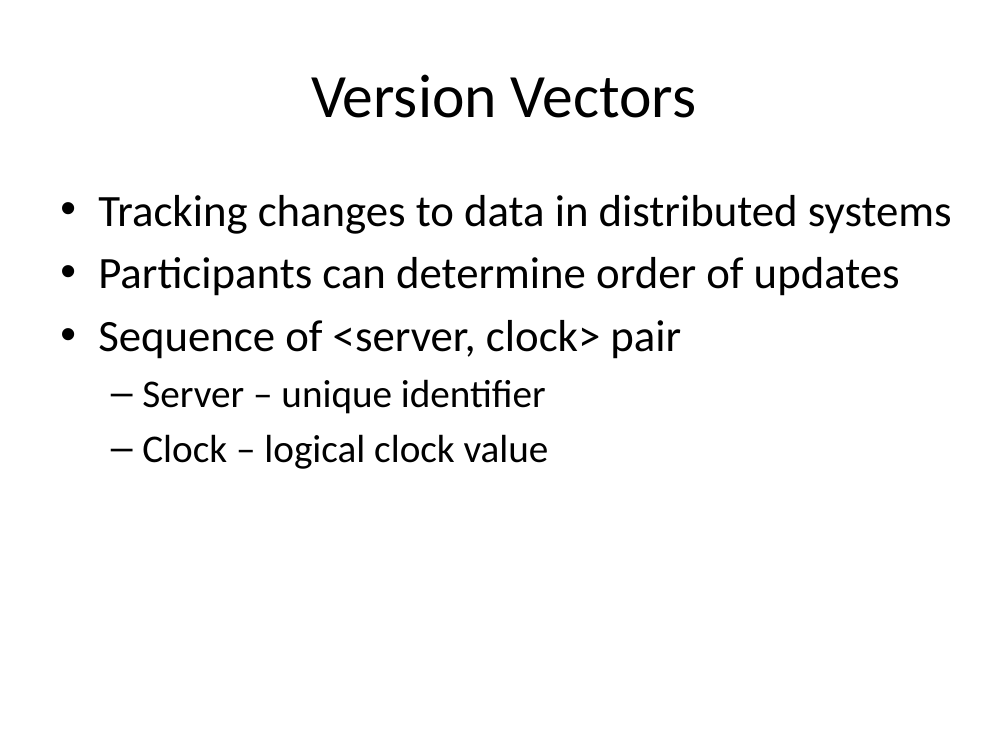
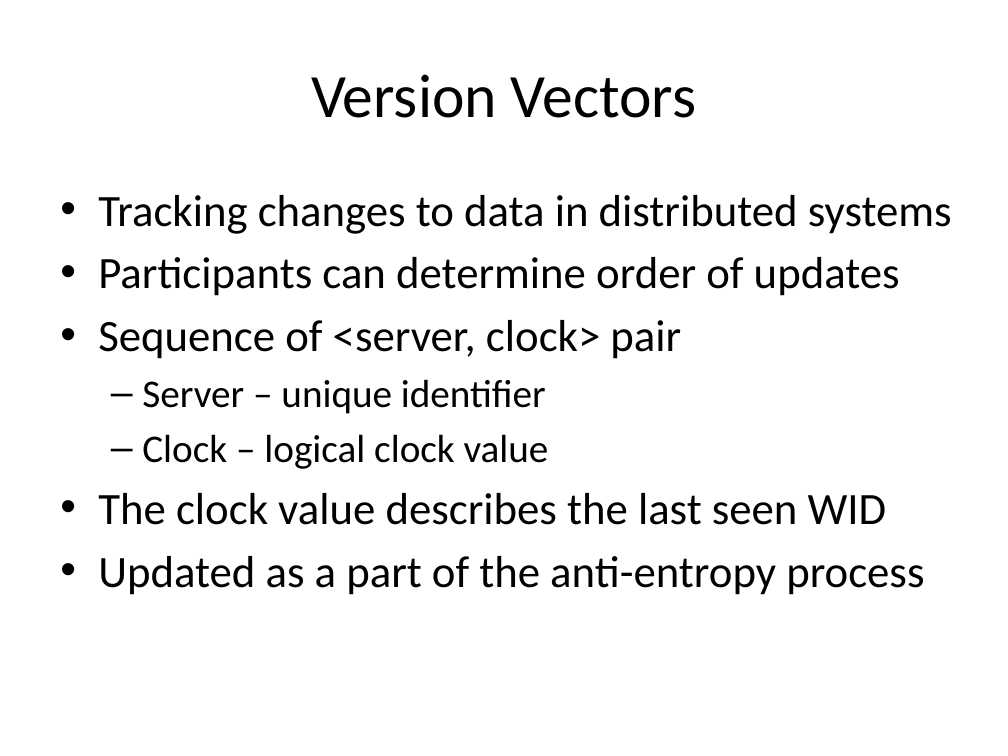
Before and after one commit to balidani/bomberman, a slide deck: slide 22 of presentation/slides_daniel.pptx. Drawn at 1008x756 pixels with LibreOffice and Linux fonts; fonts in the diff are those of the drawing. Boxes give left, top, right and bottom in pixels: in the first picture for what was removed or moved away, otherwise in the second. Text is boxed around its words. In the diff, an @@ line names an element or a change of style, - is before the commit and + after.

Commit message:
Added slides on version vectors

```diff
--- a/presentation/slides_daniel.pptx
+++ b/presentation/slides_daniel.pptx
@@ text at (98, 493, 924, 595): paragraphs added @@
+• The clock value describes the last seen WID
+• Updated as a part of the anti-entropy process
```
Also in this commit, not shown: 1 slide added.
